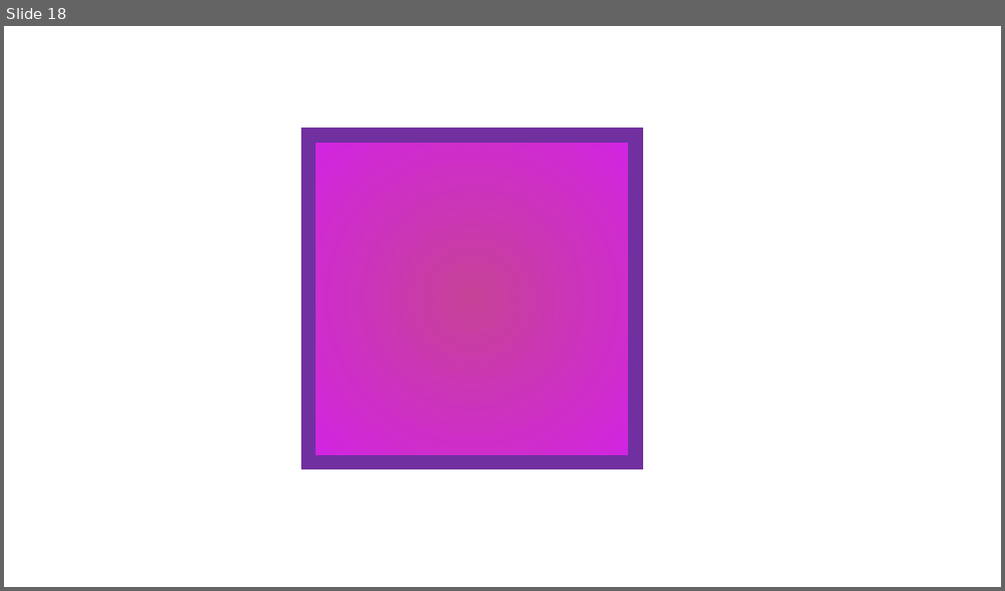
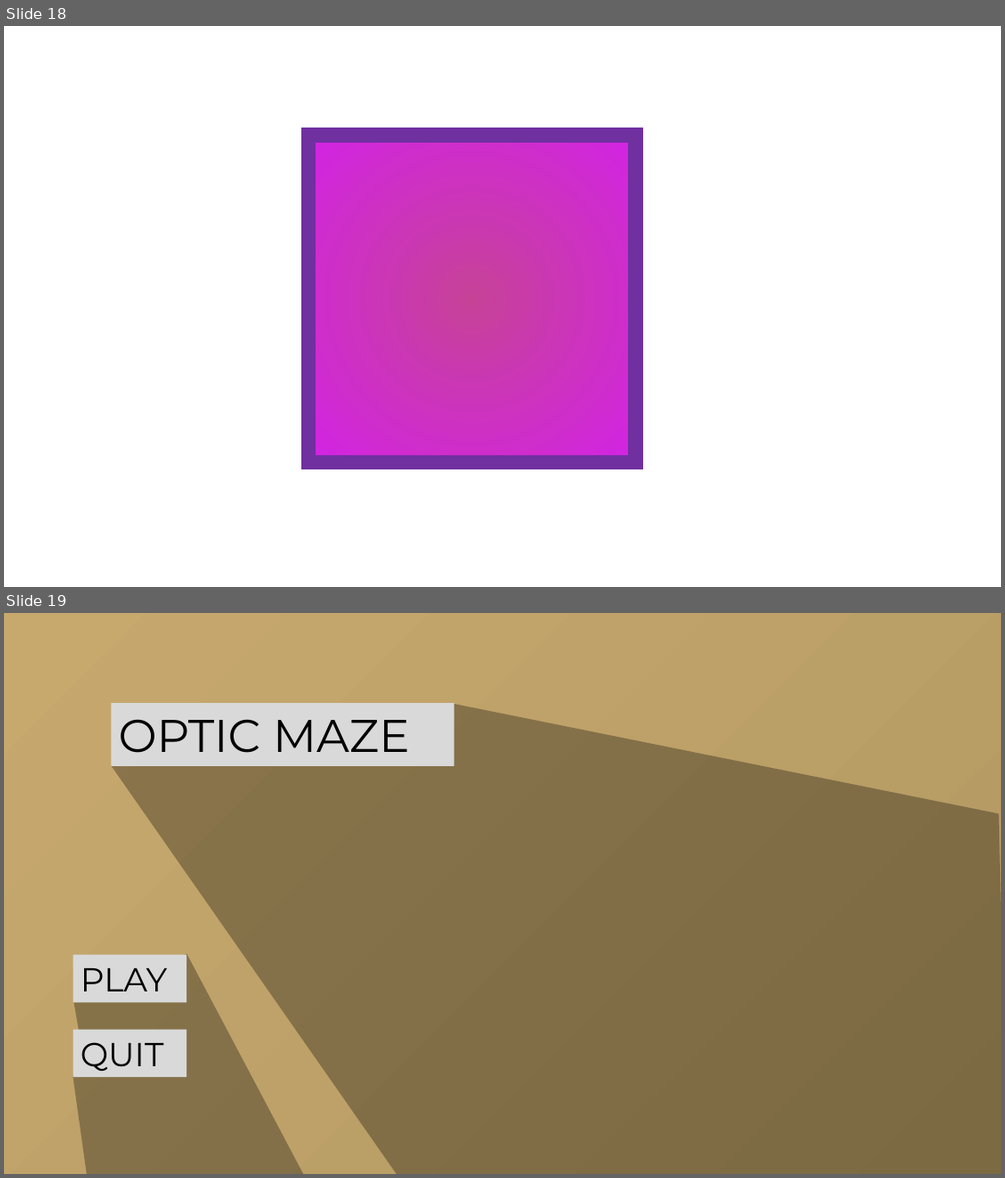
Before and after one commit to Airtoum/05-FPS-Maze, a slide deck: FPS-Maze-Drawing.pptx. Shown one above the other, each under a label of ours: slide 18 before the commit, slides 18 and 19 after it. The pictures are 1005x591 and 1005x1178 pixels, drawn with LibreOffice and Linux fonts; fonts in the diff are those of the drawing. Boxes give left, top, right and bottom in pixels: in the first picture for what was removed or moved away, otherwise in the second. Text is boxed around its words. In the diff, an @@ line names an element or a change of style, - is before the commit and + after.

```diff
--- a/FPS-Maze-Drawing.pptx
+++ b/FPS-Maze-Drawing.pptx
@@ slide 19 added at (4, 613, 1001, 1174), background gradient #C7A96E to #B29861 @@
@@ freeform shape added at (111, 705, 1001, 1174), fill #000000 at 30% opacity @@
@@ rectangle added at (111, 703, 454, 765), fill #D9D9D9, 44 pt, text #000000 @@
+OPTIC MAZE
@@ freeform shape added at (73, 954, 307, 1174), fill #000000 at 30% opacity @@
@@ rectangle added at (73, 955, 186, 1003), fill #D9D9D9, 32 pt, text #000000 @@
+PLAY
@@ rectangle added at (73, 1030, 186, 1078), fill #D9D9D9, 32 pt, text #000000 @@
+QUIT
```
Also in this commit, not shown: 3 other slides added, 1 slide removed, 22 other files.
